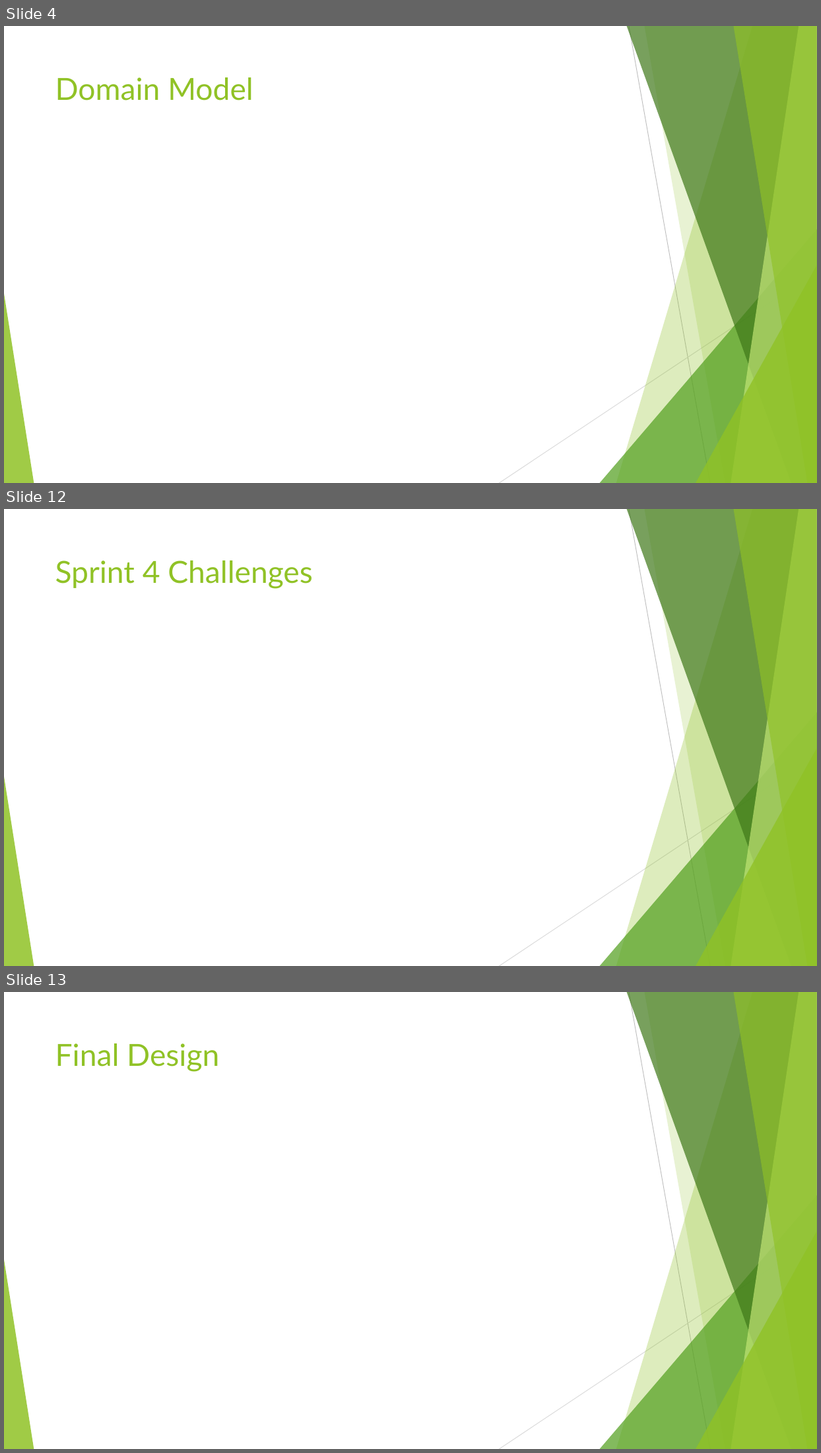
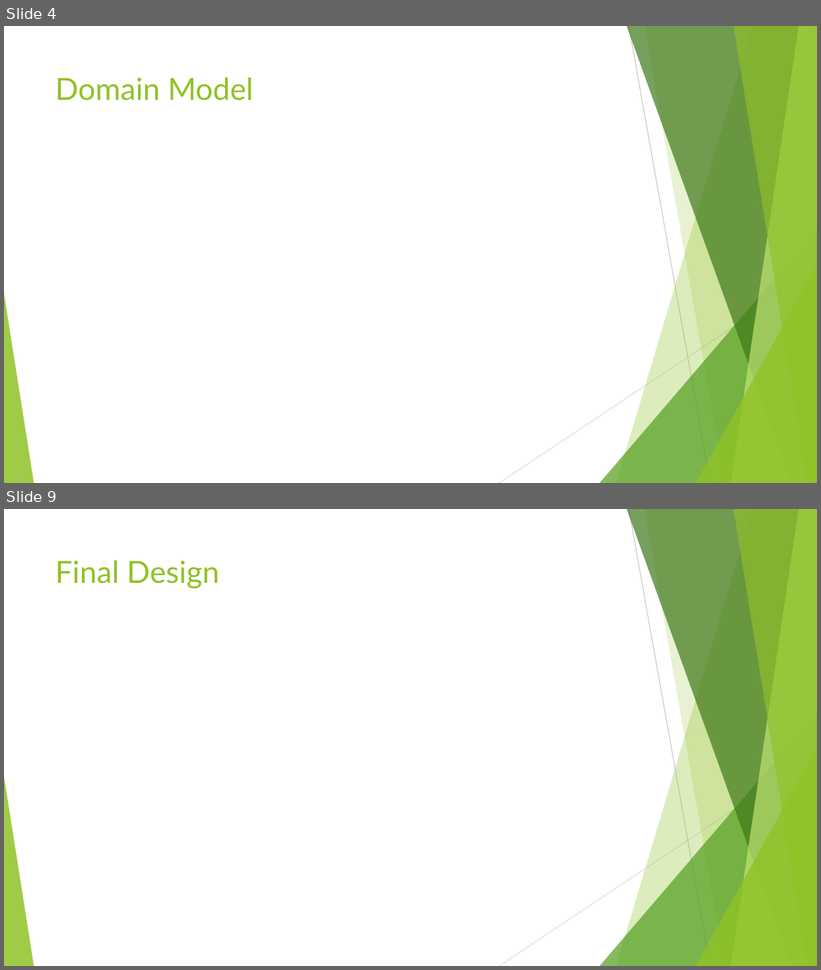
Before and after one commit to jamesonn/CS361_Final_Project, a slide deck: Chrono Timer v1.pptx. Shown one above the other, each under a label of ours: slides 4, 12 and 13 before the commit, slides 4 and 9 after it; the slides between them are not shown. The pictures are 821x1453 and 821x970 pixels, drawn with LibreOffice and Linux fonts; fonts in the diff are those of the drawing. Boxes give left, top, right and bottom in pixels: in the first picture for what was removed or moved away, otherwise in the second. Text is boxed around its words. In the diff, an @@ line names an element or a change of style, - is before the commit and + after.

```diff
--- a/Chrono Timer v1.pptx
+++ b/Chrono Timer v1.pptx
@@ slide 12 removed at [4, 509, 817, 966], background #FFFFFF; not listed: 10 template elements that a slide beside it also shows @@
@@ title removed at [55, 560, 312, 589] @@
-Sprint 4 Challenges
@@ what was slide 13 is now slide 9 @@
```
Also in this commit, not shown: 5 slides changed, 3 other slides removed.
